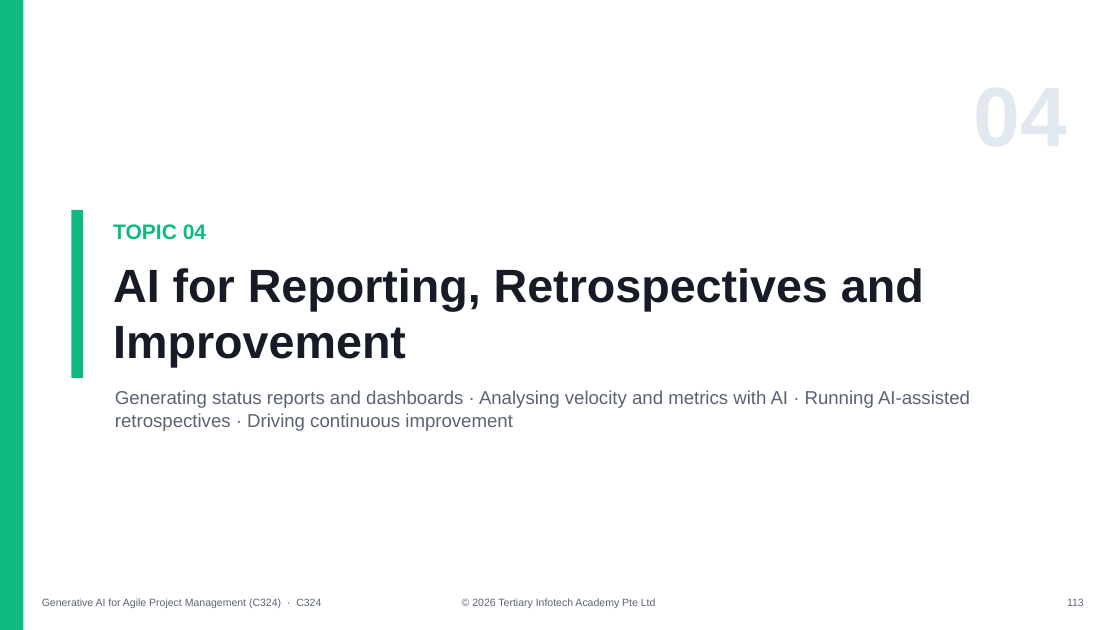
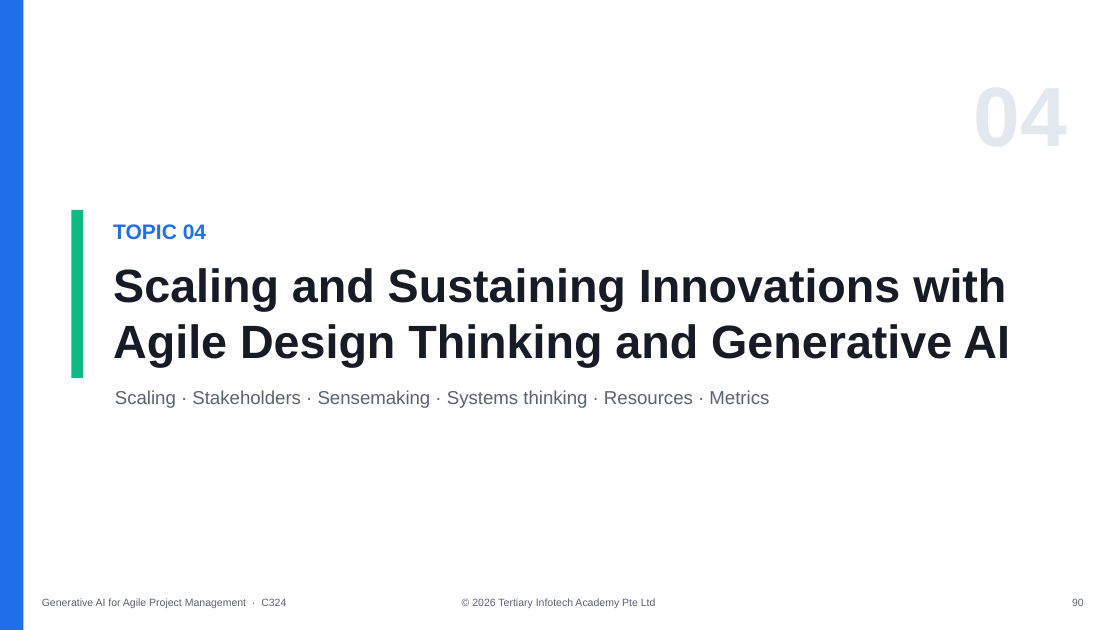
Before and after one commit to tertiarycourses/C324-Generative-AI-for-Agile-Project-Management, a slide deck: slide 90 of courseware/Generative AI for Agile Project Management (C324)-v1.0.pptx (slide 114 before the commit). Drawn at 1120x630 pixels with LibreOffice and Linux fonts; fonts in the diff are those of the drawing. Boxes give left, top, right and bottom in pixels: in the first picture for what was removed or moved away, otherwise in the second. Text is boxed around its words. In the diff, an @@ line names an element or a change of style, - is before the commit and + after.

```diff
--- a/courseware/Generative AI for Agile Project Management (C324)-v1.0.pptx
+++ b/courseware/Generative AI for Agile Project Management (C324)-v1.0.pptx
@@ rectangle at [0,0,24,630]: fill #10B981 to #1F6FEB @@
@@ text "TOPIC 04" at [113,224,206,240]: text colour #10B981 to #1F6FEB @@
@@ text at [113,268,1010,368]: text changed @@
-AI for Reporting, Retrospectives and Improvement
+Scaling and Sustaining Innovations with Agile Design Thinking and Generative AI
@@ text at [115,390,769,408]: text changed @@
-Generating status reports and dashboards · Analysing velocity and metrics with AI · Running AI-assisted retrospectives · Driving continuous improvement
+Scaling · Stakeholders · Sensemaking · Systems thinking · Resources · Metrics
@@ text at [42,598,286,608]: text changed @@
-Generative AI for Agile Project Management (C324) · C324
+Generative AI for Agile Project Management · C324
@@ text at [1072,599,1084,606]: text changed @@
-113
+90
```
Also in this commit, not shown: 19 other slides changed, 102 slides added, 130 slides removed, 51 other files.
